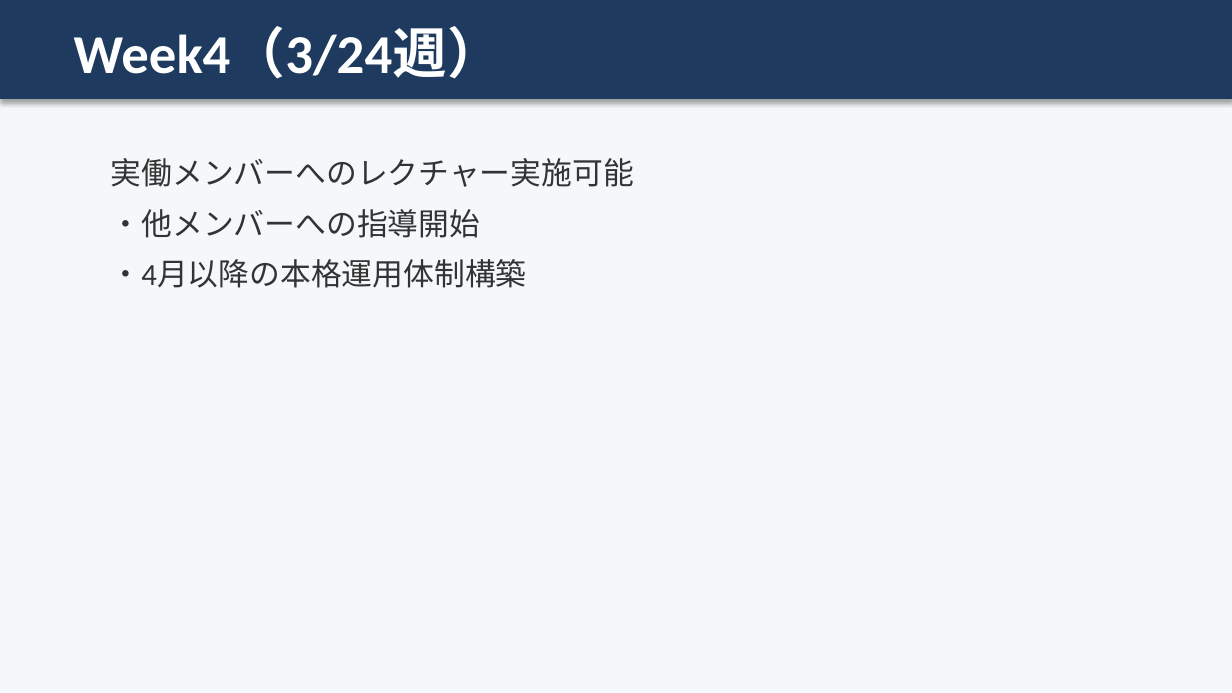
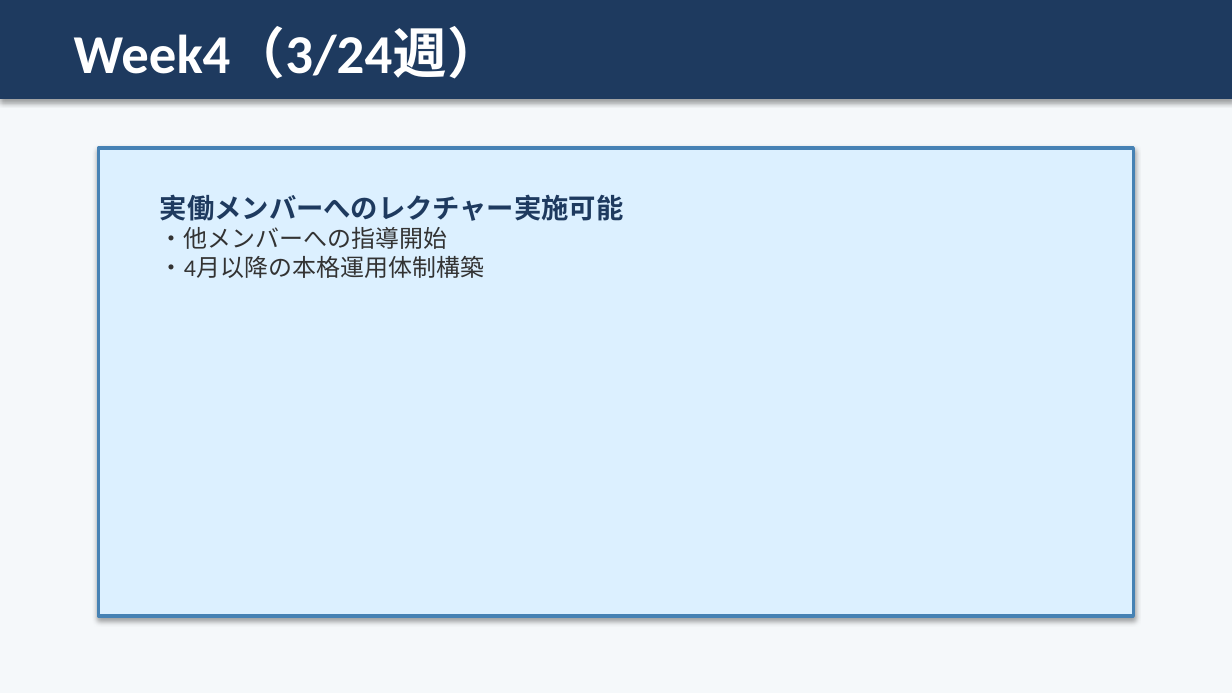
Before and after one commit to shoichitsuno-collab/MySpace_Shoichi-Tsuno, a slide deck: slide 8 of 匠技研工業プロジェクト_オンボーディング計画.pptx. Drawn at 1232x693 pixels with LibreOffice and Linux fonts; fonts in the diff are those of the drawing. Boxes give left, top, right and bottom in pixels: in the first picture for what was removed or moved away, otherwise in the second. Text is boxed around its words. In the diff, an @@ line names an element or a change of style, - is before the commit and + after.

```diff
--- a/匠技研工業プロジェクト_オンボーディング計画.pptx
+++ b/匠技研工業プロジェクト_オンボーディング計画.pptx
@@ rectangle added at <box>99,148,1133,616</box>, fill #DCF0FF, outline #4682B4 2 pt @@
@@ text "実働メンバーへのレクチャー実施可能": place and size @@
-text "実働メンバーへのレクチャー実施可能" at <box>111,158,634,288</box>
+text "実働メンバーへのレクチャー実施可能" at <box>160,194,623,278</box>
@@ text "実働メンバーへのレクチャー実施可能" at <box>160,194,623,278</box>: size 18 to 16 pt, text colour #333333 to #1E3A5F, bold on in "実働メンバーへのレクチャー実施可能"; size 18 to 14 pt in "・他メンバーへの指導開始", "・4月以降の本格運用体制構築"; less space between paragraphs @@
```
Also in this commit, not shown: 12 other slides changed.
